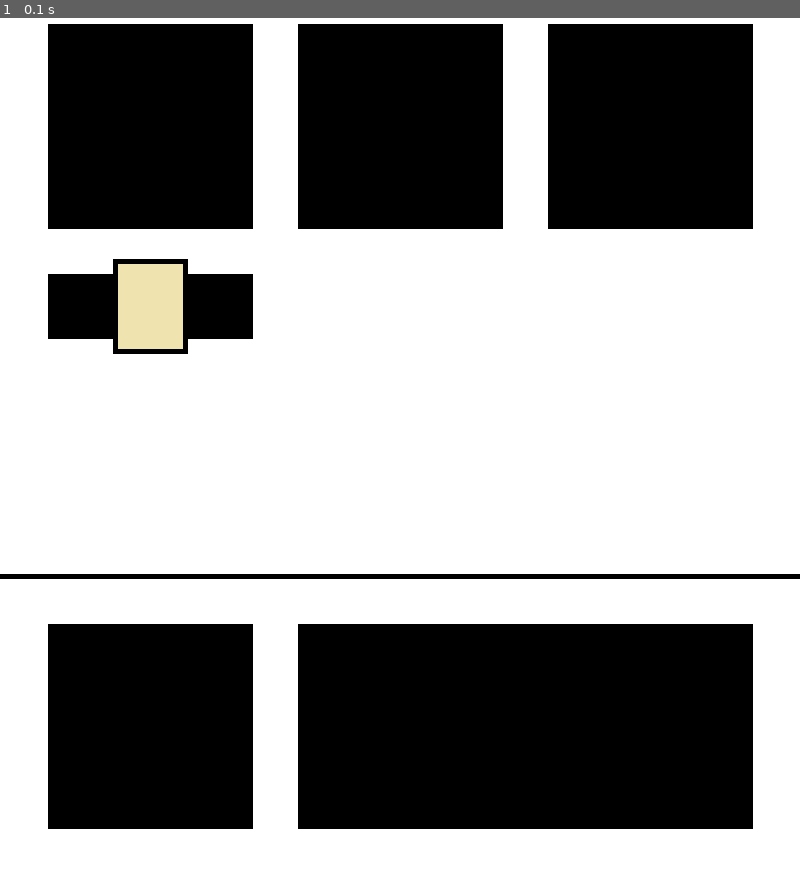
Above: before the commit, frame 1.
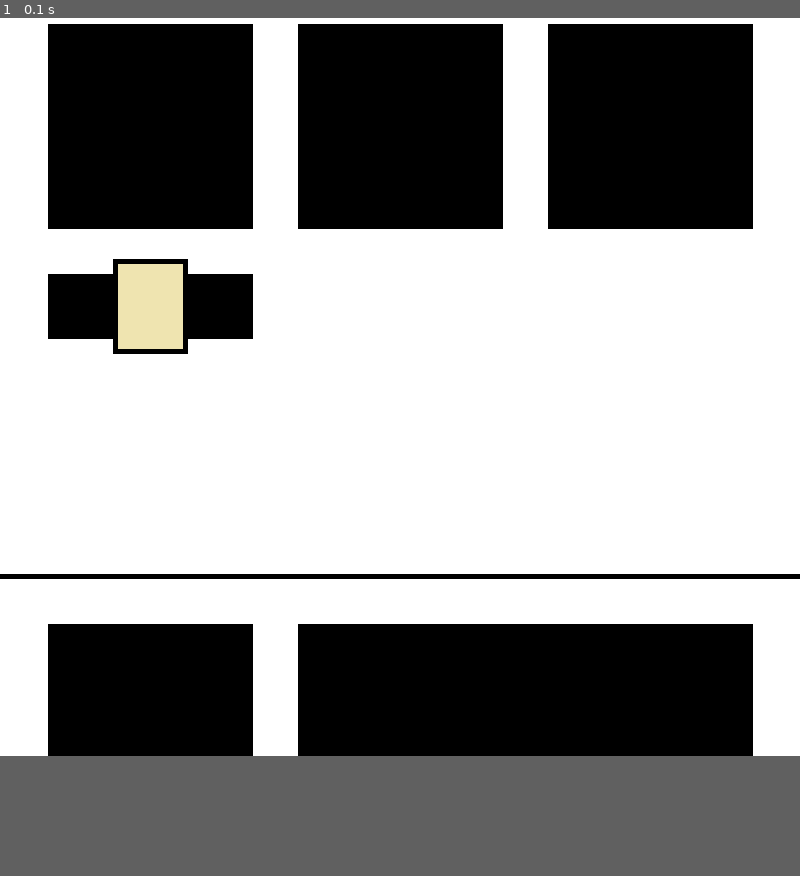
Above: after the commit, the same moment.

Repository: Yuri4ek/Pygame-game
Game: pygame game, started from game window files/game_window.py
Two runs of this game, one before a commit and one after it. Both use one fixed random seed, a clock stepped at 60 frames per second and the inputs below.
Inputs:
- Up to frame 1 (0.1 s): no input
In our replay, the window is 800x900 before the commit and 800x780 after it. These sizes can differ from the game's own. Grey fills any space a smaller window leaves; there, only what the larger window draws over its background counts as a difference.

The runs differ from the first frame. In frame 1, 7.0% of the frame differs, in the area x 0-100%, y 86-100%.

Commit message:
Подправил название окон

Diff:
--- a/game window files/game_window.py
+++ b/game window files/game_window.py
@@ -1,5 +1,6 @@
 import pygame
 
+# надо окно подрезать
 # взятие данных обьектов
 with open("objects coordinates.txt", mode="r") as file:
     data = [l.split(";") for l in file.read().split("\n")]
@@ -9,7 +10,7 @@
 # инициализация окна
 pygame.init()
 window = pygame.display.set_mode(size)
-pygame.display.set_caption("Игровое окно")
+pygame.display.set_caption("Pump It Up💪💪💪")
 
 # добавление фона
 background_image = pygame.image.load('window.png')
--- a/game window files/objects coordinates.txt
+++ b/game window files/objects coordinates.txt
@@ -1,4 +1,4 @@
-game_window_size;0,0;800,900
+game_window_size;0,0;800,780
 simulator_hands;50,50;250,250
 simulator_legs;300,50;500,250
 simulator_press;550,50;750,250
--- a/main window files/main_window.py
+++ b/main window files/main_window.py
@@ -9,7 +9,7 @@
 # инициализация окна
 pygame.init()
 window = pygame.display.set_mode(size)
-pygame.display.set_caption("Главное окно")
+pygame.display.set_caption("Pump It Up💪💪💪")
 
 # добавление фона
 background_image = pygame.image.load('window.png')
